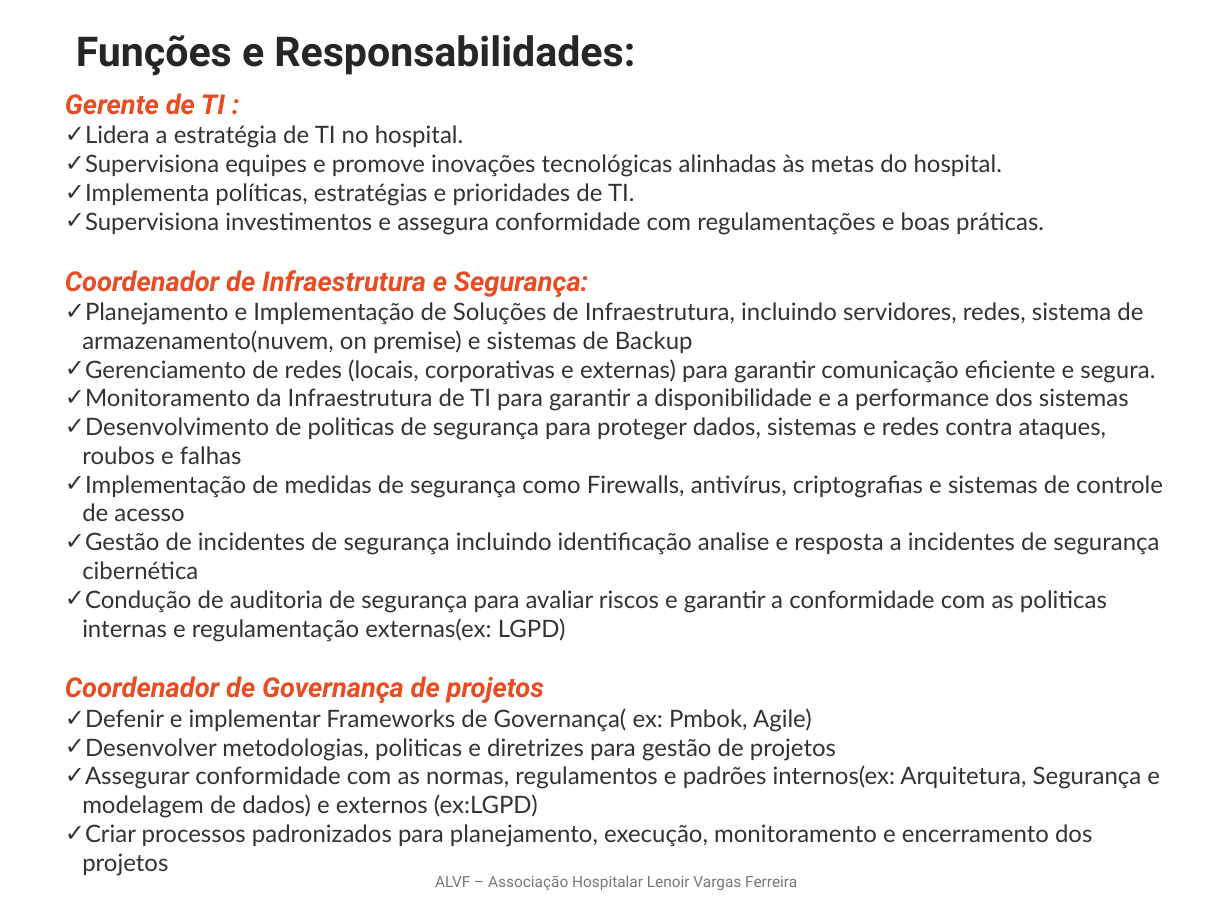
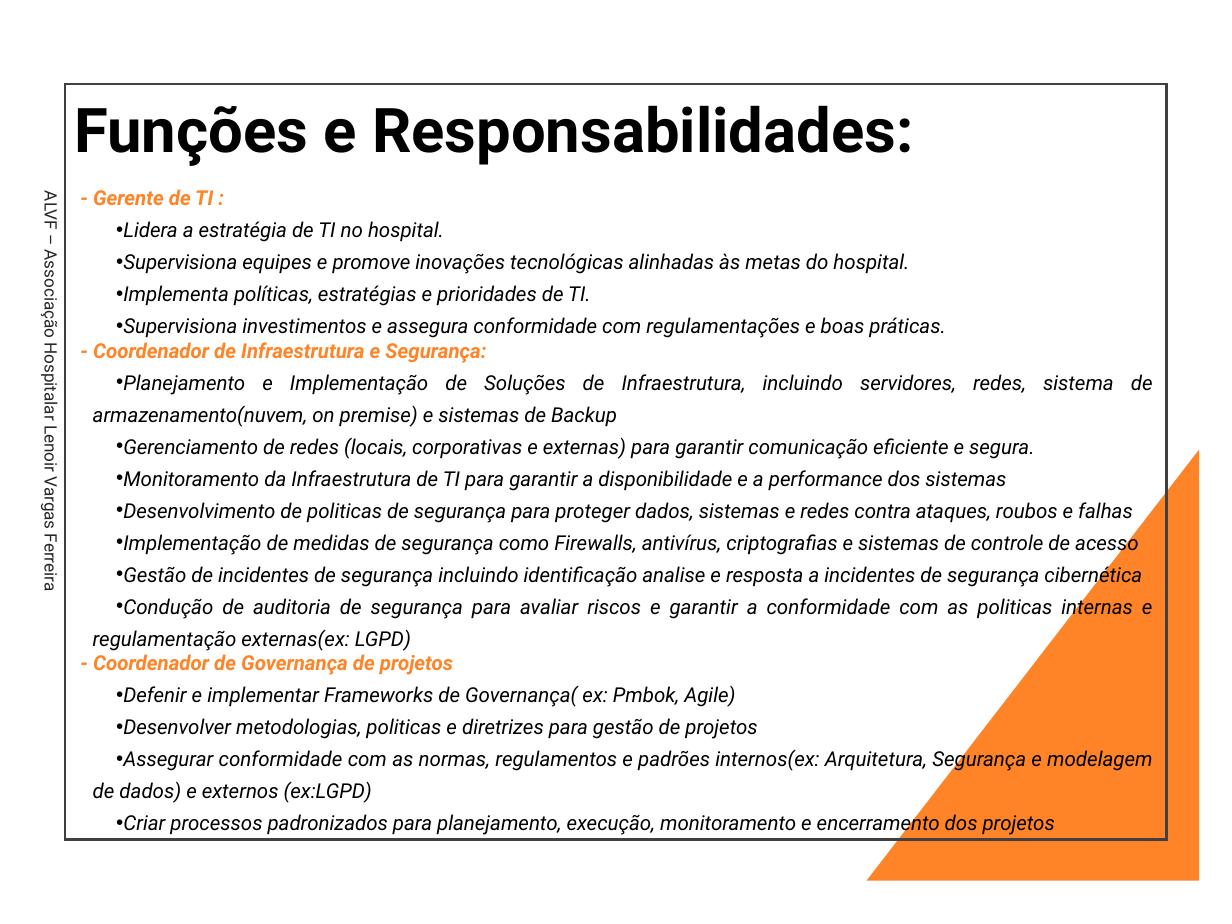
Before and after one commit to ProjetosALVF/ALVF_ProspeccaoGestao_TI, a slide deck: slide 16 of ALVF_Organizacional_ConselhoDe Administracao_Fev_2025/Estrutura_OrganizacionalGovernançaDeTI_ALVF.pptx (slide 15 before the commit). Drawn at 1232x924 pixels with LibreOffice and Linux fonts; fonts in the diff are those of the drawing. Boxes give left, top, right and bottom in pixels: in the first picture for what was removed or moved away, otherwise in the second. Text is boxed around its words. In the diff, an @@ line names an element or a change of style, - is before the commit and + after.

```diff
--- a/ALVF_Organizacional_ConselhoDe Administracao_Fev_2025/Estrutura_OrganizacionalGovernançaDeTI_ALVF.pptx
+++ b/ALVF_Organizacional_ConselhoDe Administracao_Fev_2025/Estrutura_OrganizacionalGovernançaDeTI_ALVF.pptx
@@ title "Funções e Responsabilidades:" moved from (x1=76, y1=35, x2=635, y2=76) to (x1=74, y1=105, x2=913, y2=166) @@
@@ title "Funções e Responsabilidades:" at (x1=74, y1=105, x2=913, y2=166): size 24 to 36 pt, text colour #262626 to #000000 @@
@@ rectangle added at (x1=65, y1=84, x2=1167, y2=839), outline #404040 1.5 pt @@
@@ text "ALVF – Associação Hospitalar Lenoir ..." moved from (x1=435, y1=875, x2=797, y2=890) to (x1=40, y1=194, x2=63, y2=590) @@
@@ text "ALVF – Associação Hospitalar Lenoir ..." at (x1=40, y1=194, x2=63, y2=590): size 9 to 10 pt, text colour #797979 to #262626; alignment centre to left; more space between paragraphs; vertical alignment middle to top; rotation 0 to 90 degrees @@
@@ text "- Gerente de TI :" moved from (x1=65, y1=93, x2=1163, y2=876) to (x1=93, y1=189, x2=1153, y2=836) @@
@@ text at (x1=93, y1=189, x2=213, y2=205): text changed; size 16 to 12 pt; text colour #E84C22 to #FF8427 @@
-Gerente de TI :
+- Gerente de TI :
@@ text at (x1=93, y1=221, x2=1153, y2=836): size 14 to 12 pt, font Lato to Roboto, text colour #333333 to #000000, italic on; alignment left to justified; bullet ✓ to •; list level 1 to 3 in "Lidera a estratégia de TI ..."; line spacing 1 to 1.3; list level 1 to 3 in "Supervisiona equipes e promove inovações ..."; list level 1 to 3 in "Implementa políticas, estratégias e prioridades ..."; list level 1 to 3 in "Supervisiona investimentos e assegura conformidade ..."; list level 1 to 3 in "Planejamento e Implementação de Soluções ..."; list level 1 to 3 in "Gerenciamento de redes (locais, corporativas ..."; list level 1 to 3 in "Monitoramento da Infraestrutura de TI ..."; list level 1 to 3 in "Desenvolvimento de politicas de segurança ..."; list level 1 to 3 in "Implementação de medidas de segurança ..."; list level 1 to 3 in "Gestão de incidentes de segurança ..."; list level 1 to 3 in "Condução de auditoria de segurança ..."; list level 1 to 3 in "Defenir e implementar Frameworks de ..."; list level 1 to 3 in "Desenvolver metodologias, politicas e diretrizes ..."; list level 1 to 3 in "Assegurar conformidade com as normas, ..."; list level 1 to 3 in "Criar processos padronizados para planejamento, ..." @@
@@ text at (x1=93, y1=342, x2=486, y2=363): text changed; size 16 to 12 pt; text colour #E84C22 to #FF8427 @@
-Coordenador de Infraestrutura e Segurança:
+- Coordenador de Infraestrutura e Segurança:
@@ right triangle added at (x1=866, y1=450, x2=1199, y2=881), fill #FF8427 @@
@@ text at (x1=93, y1=654, x2=453, y2=675): text changed; size 16 to 12 pt; text colour #E84C22 to #FF8427 @@
-Coordenador de Governança de projetos
+- Coordenador de Governança de projetos
```
Also in this commit, not shown: 7 other slides changed, 4 slides added, 3 slides removed, 2 other files.
